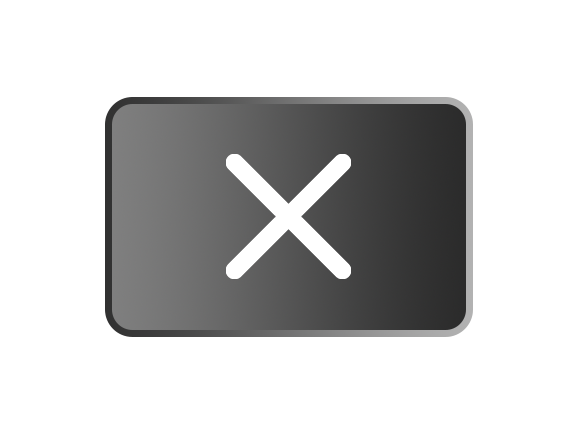
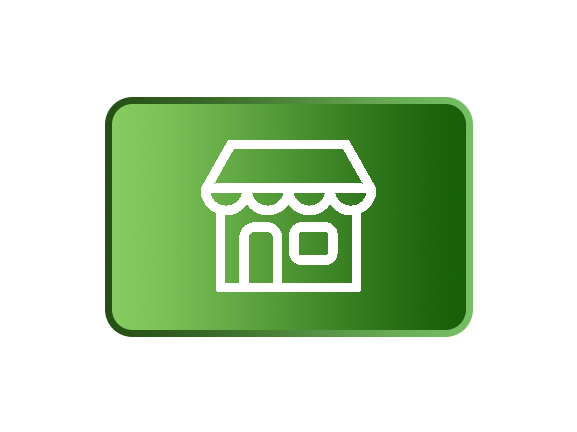
Two versions of the same layered image (577x432). Layer-by-layer changes:
added layer "126122" above "Grupo 1" over [201, 140, 376, 292]
hid "x_icon_174834" over [226, 154, 351, 279]
painted on "Rectángulo 1" over [105, 97, 473, 337]
